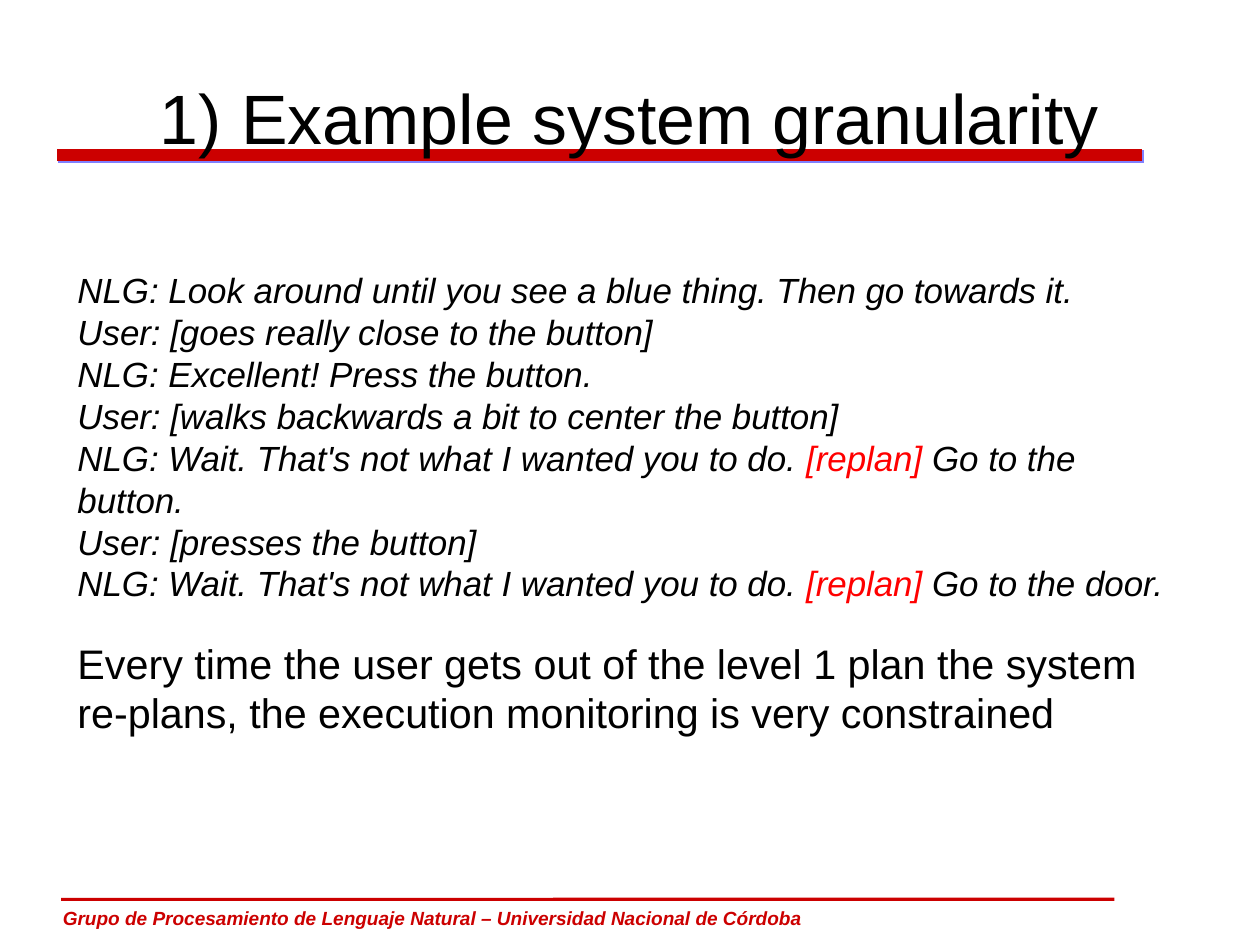
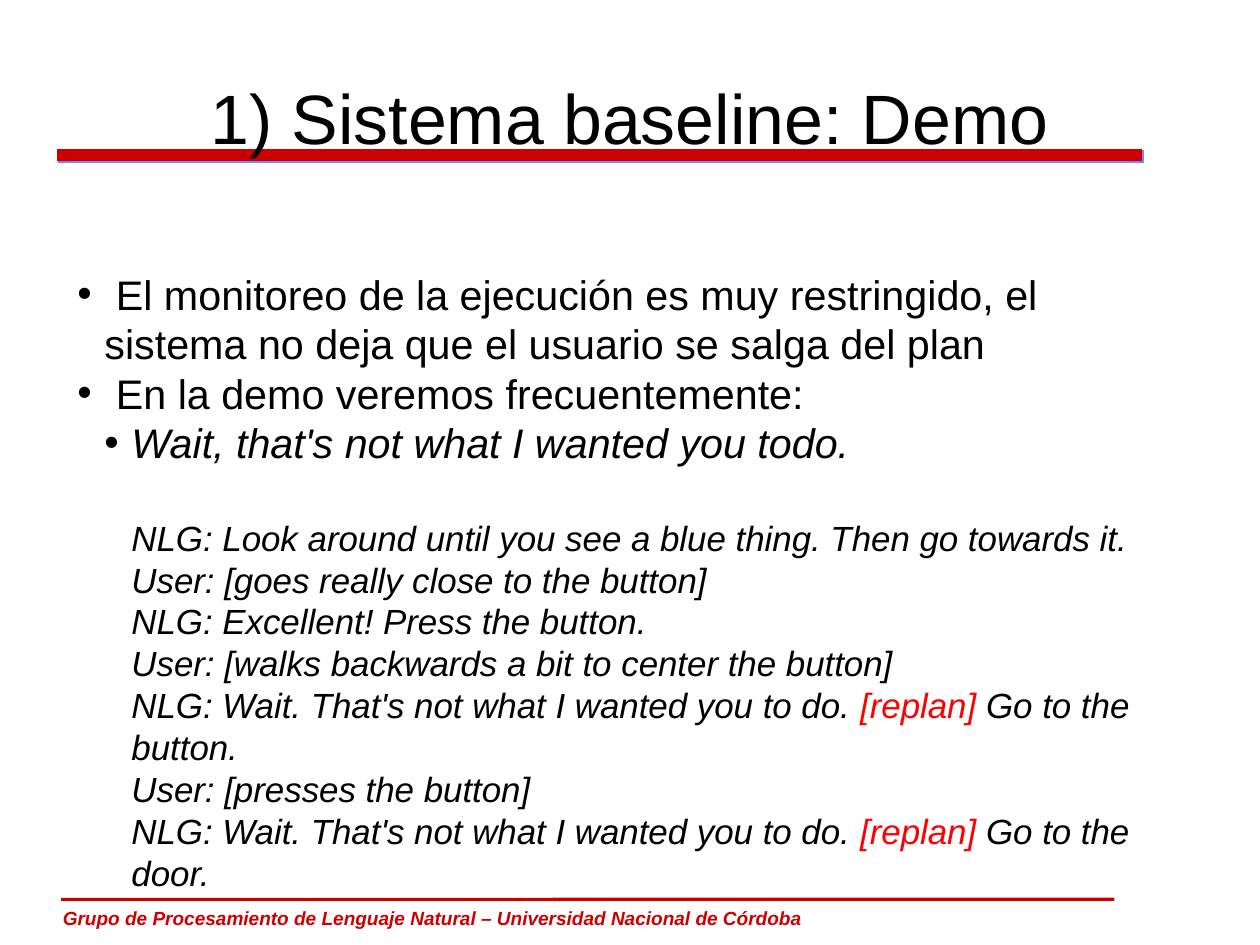
Before and after one commit to carlosareces/elic10, a slide deck: slide 13 of slides/dia5.odp (slide 15 before the commit). Drawn at 1260x945 pixels with LibreOffice and Linux fonts; fonts in the diff are those of the drawing; background and template pictures are left out. Boxes give left, top, right and bottom in pixels: in the first picture for what was removed or moved away, otherwise in the second. Text is boxed around its words. In the diff, an @@ line names an element or a change of style, - is before the commit and + after.

```diff
--- a/slides/dia5.odp
+++ b/slides/dia5.odp
@@ title at bbox=[210, 93, 1048, 157]: text changed @@
-1) Example system granularity
+1) Sistema baseline: Demo
@@ text at bbox=[104, 279, 1037, 466]: paragraphs added @@
+• El monitoreo de la ejecución es muy restringido, el sistema no deja que el usuario se salga del plan
+• En la demo veremos frecuentemente:
+  • Wait, that's not what I wanted you todo.
@@ text at bbox=[77, 649, 1137, 729]: paragraph removed @@
-Every time the user gets out of the level 1 plan the system re-plans, the execution monitoring is very constrained
```
Also in this commit, not shown: 14 other slides changed, 14 slides added, 5 slides removed.
